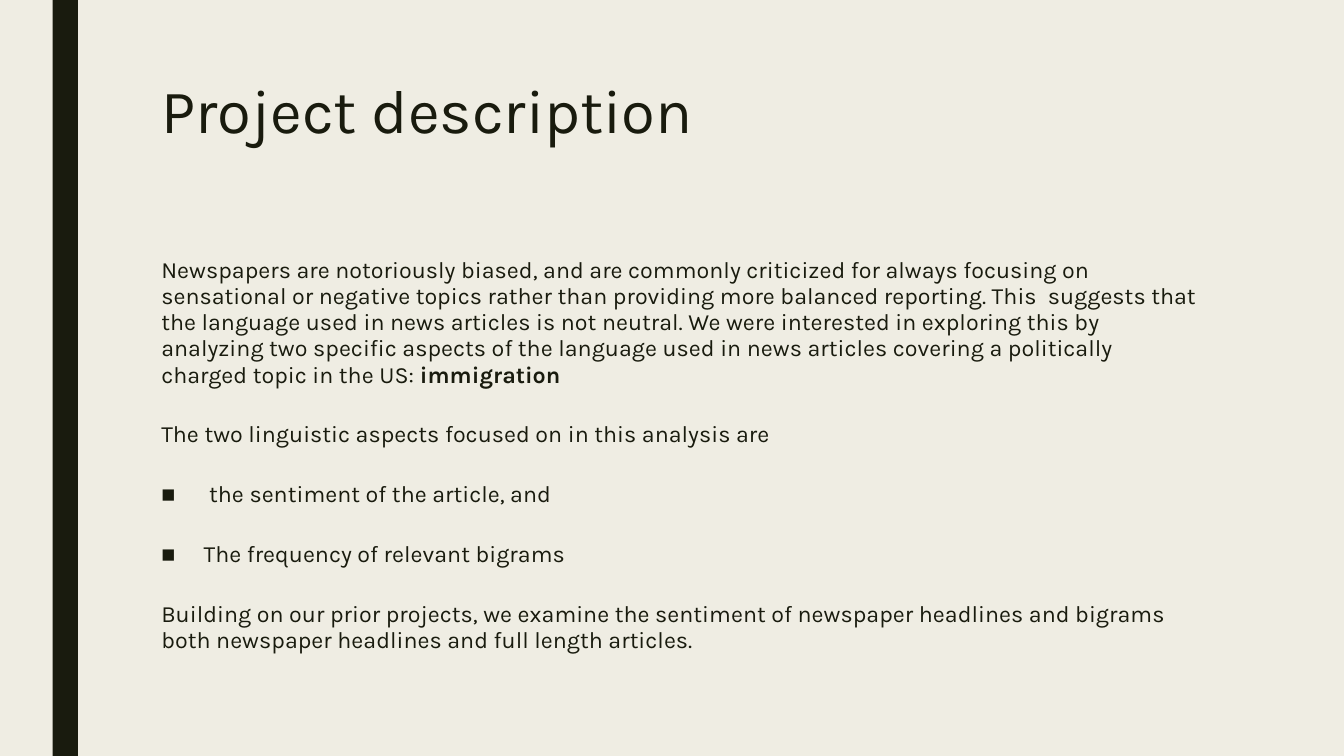
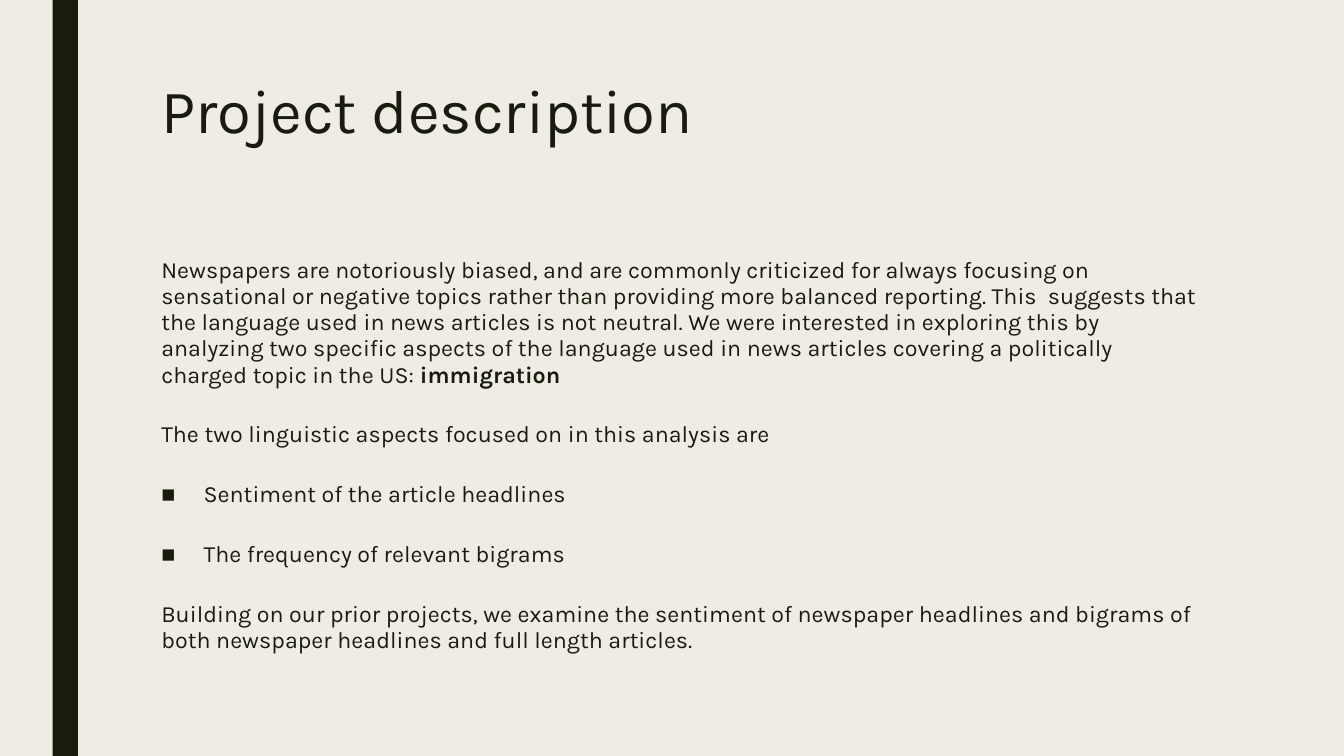
Before and after one commit to James-Ashley/sentiment-analysis-dashboard, a slide deck: slide 2 of Group_project2_deck.pptx. Drawn at 1344x756 pixels with LibreOffice and Linux fonts; fonts in the diff are those of the drawing. Boxes give left, top, right and bottom in pixels: in the first picture for what was removed or moved away, otherwise in the second. Text is boxed around its words. In the diff, an @@ line names an element or a change of style, - is before the commit and + after.

Commit message:
minor ppt edits

```diff
--- a/Group_project2_deck.pptx
+++ b/Group_project2_deck.pptx
@@ text at (204,486,565,503): text changed @@
-■ the sentiment of the article, and
+■ Sentiment of the article headlines
@@ text at (161,606,1191,654): text changed @@
-Building on our prior projects, we examine the sentiment of newspaper headlines and bigrams both newspaper headlines and full length articles.
+Building on our prior projects, we examine the sentiment of newspaper headlines and bigrams of both newspaper headlines and full length articles.
```
Also in this commit, not shown: 2 other slides changed.
